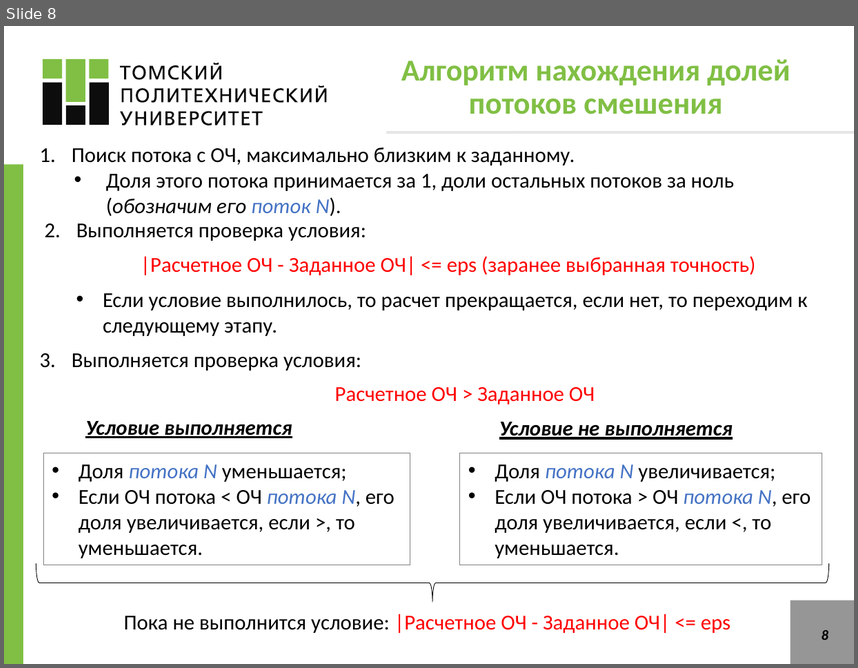
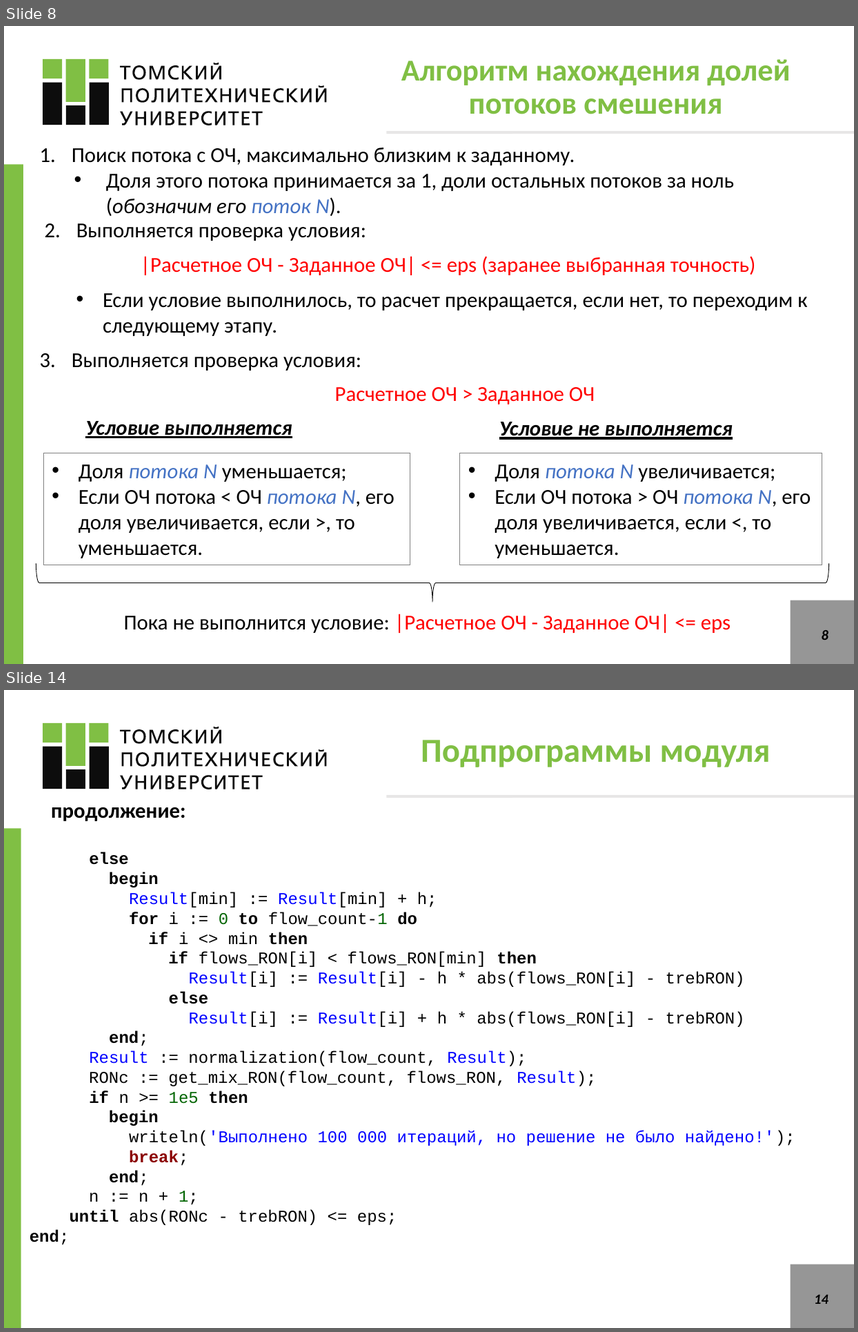
Before and after one commit to VChuzlov/SA, a slide deck: ЛБ1_blending/ЛБ_1.pptx. Shown one above the other, each under a label of ours: slide 8 before the commit, slides 8 and 14 after it; the slides between them are not shown. The pictures are 858x668 and 858x1332 pixels, drawn with LibreOffice and Linux fonts; fonts in the diff are those of the drawing. Boxes give left, top, right and bottom in pixels: in the first picture for what was removed or moved away, otherwise in the second. Text is boxed around its words. In the diff, an @@ line names an element or a change of style, - is before the commit and + after.

```diff
--- a/ЛБ1_blending/ЛБ_1.pptx
+++ b/ЛБ1_blending/ЛБ_1.pptx
@@ slide 14 added at [4, 690, 854, 1328], background #FFFFFF @@
@@ freeform shape added at [43, 723, 109, 766], fill #80BF44 @@
@@ freeform shape added at [120, 727, 326, 789], fill #0D0D0D @@
@@ freeform shape added at [43, 746, 110, 789], fill #0D0D0D @@
@@ title added at [421, 740, 771, 767], 28.6 pt, text #80BF44, bold @@
+Подпрограммы модуля
@@ text added at [51, 807, 185, 821], 18 pt, text #000000, bold @@
+продолжение:
@@ line added from (386, 796) to (854, 796), #E7E6E6 2.25 pt @@
@@ rectangle added at [4, 829, 21, 1328], fill #80BF44 @@
@@ text added at [30, 852, 795, 1245], 14 pt, text #000000 @@
+else
+begin
+Result[min] := Result[min] + h;
+for i := 0 to flow_count-1 do
+if i <> min then
+if flows_RON[i] < flows_RON[min] then
+Result[i] := Result[i] - h * abs(flows_RON[i] - trebRON)
+else
+Result[i] := Result[i] + h * abs(flows_RON[i] - trebRON)
+end;
+Result := normalization(flow_count, Result);
+RONc := get_mix_RON(flow_count, flows_RON, Result);
+if n >= 1e5 then
+begin
+writeln('Выполнено 100 000 итераций, но решение не было найдено!');
+break;
+end;
+n := n + 1;
+until abs(RONc - trebRON) <= eps;
+end;
@@ rectangle added at [791, 1264, 854, 1328], fill #969696 @@
@@ page number added at [814, 1294, 829, 1303], 12 pt, text #000000, bold, italic @@
+14
```
Also in this commit, not shown: 3 slides changed, 9 other slides added, 15 slides removed, 24 other files.
